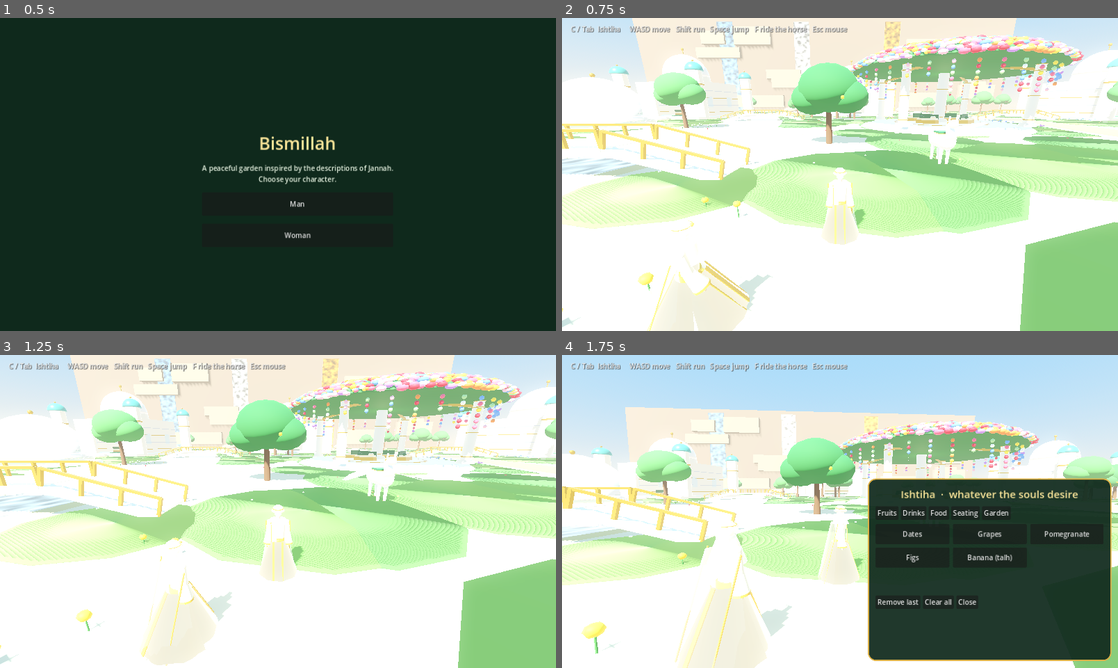
Above: before the commit, frames 1-4 (two rows, left to right).
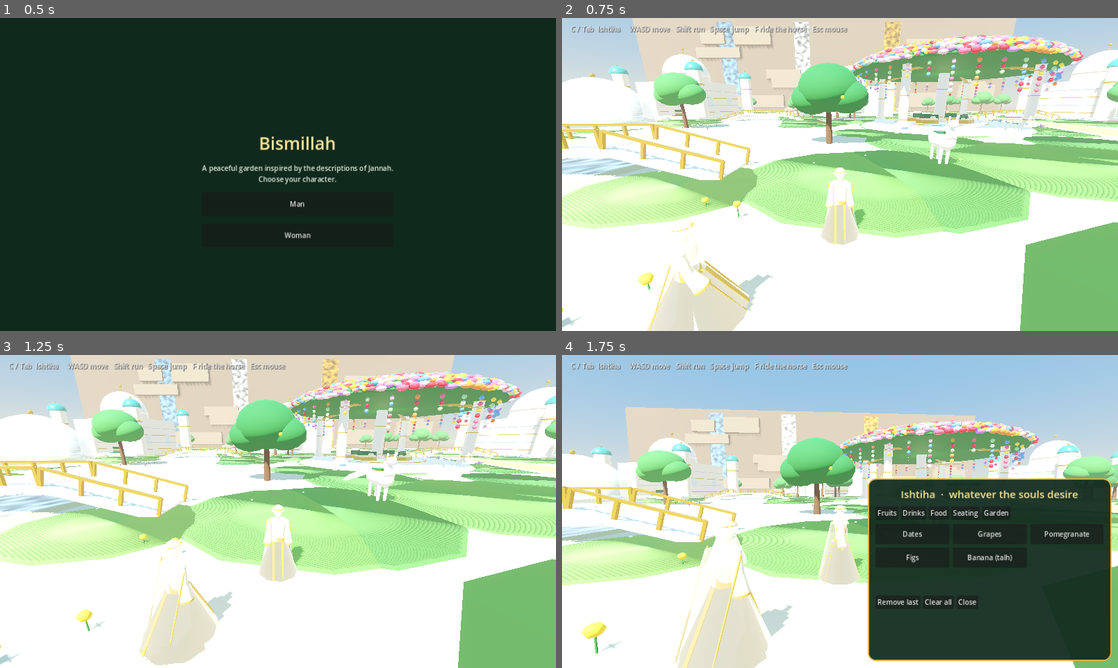
Above: after the commit, the same moments.

Repository: syedasraar17/jannah-garden
Game: Godot game, scene res://main.tscn
Same seed, same stepped clock (60 frames per second), same inputs: the game is played once before the commit and once after it.
Inputs (mouse positions are in pixels of both pictures, inside the frame that each line leads up to):
- Up to frame 1 (0.5 s): no input
- Up to frame 2 (0.75 s): click "Man" at 0.5 s
- Up to frame 3 (1.25 s): no input
- Up to frame 4 (1.75 s): tap Enter at 1.25 s; move the mouse to (867, 511) at 1.27 s; hold W from 1.28 s (still down); tap C at 1.35 s; tap Space at 1.52 s

Frame 1 is identical in both runs. In frame 2, 28% of the frame differs, in the area x 0-100%, y 0-100%; in frame 3, 28%; in frame 4, 29%.

Commit message:
Update world_core.gd

Diff:
--- a/world_core.gd
+++ b/world_core.gd
@@ -60,37 +60,48 @@
 	_boundaries(root)
 
 
-# --- Sky and light: soft and constant, no harsh sun, no night -----------------
+# --- Sky and light: softer, less bright lighting ----------------------------
 
 static func _environment(root: Node3D) -> void:
 	var env := Environment.new()
 	env.background_mode = Environment.BG_SKY
+
 	var psm := ProceduralSkyMaterial.new()
-	psm.sky_top_color = Color(0.5, 0.74, 0.96)
-	psm.sky_horizon_color = Color(0.97, 0.94, 0.86)
-	psm.ground_horizon_color = Color(0.97, 0.94, 0.86)
-	psm.ground_bottom_color = Color(0.92, 0.9, 0.82)
+	psm.sky_top_color = Color(0.42, 0.62, 0.82)
+	psm.sky_horizon_color = Color(0.82, 0.82, 0.76)
+	psm.ground_horizon_color = Color(0.82, 0.82, 0.76)
+	psm.ground_bottom_color = Color(0.72, 0.70, 0.64)
 	psm.sun_angle_max = 0.0
+
 	var sky := Sky.new()
 	sky.sky_material = psm
 	env.sky = sky
+
+	# Lower ambient brightness.
 	env.ambient_light_source = Environment.AMBIENT_SOURCE_SKY
-	env.ambient_light_energy = 1.1
+	env.ambient_light_energy = 0.7
+
 	env.tonemap_mode = Environment.TONE_MAPPER_FILMIC
+
+	# Reduce glow.
 	env.glow_enabled = not OS.has_feature("mobile")
-	env.glow_intensity = 0.35
+	env.glow_intensity = 0.2
+
+	# Softer fog.
 	env.fog_enabled = true
-	env.fog_light_color = Color(0.96, 0.93, 0.86)
-	env.fog_density = 0.0022
+	env.fog_light_color = Color(0.82, 0.80, 0.74)
+	env.fog_density = 0.0018
+
 	var we := WorldEnvironment.new()
 	we.environment = env
 	root.add_child(we)
 
+	# Lower direct sunlight.
 	var sun := DirectionalLight3D.new()
 	sun.rotation_degrees = Vector3(-52, -30, 0)
 	sun.light_color = Color(1.0, 0.96, 0.88)
-	sun.light_energy = 1.0
-	sun.shadow_enabled = not OS.has_feature("mobile")   # shadows are too heavy for most phones
+	sun.light_energy = 0.7
+	sun.shadow_enabled = not OS.has_feature("mobile")
 	sun.directional_shadow_max_distance = 140.0
 	root.add_child(sun)
 
@@ -168,7 +179,7 @@
 	root.add_child(motes)
 
 
-# --- Rivers: water, milk and honey --------------------------------------------
+# --- Rivers: water, milk and honey ------------------------------------------
 
 static func _flow_mat(color: Color, speed: float, rough: float, uv_scale_y: float = 1.0) -> StandardMaterial3D:
 	var m := P.mat(Color(color.r * 1.8, color.g * 1.8, color.b * 1.8, color.a), rough, 0.2)
